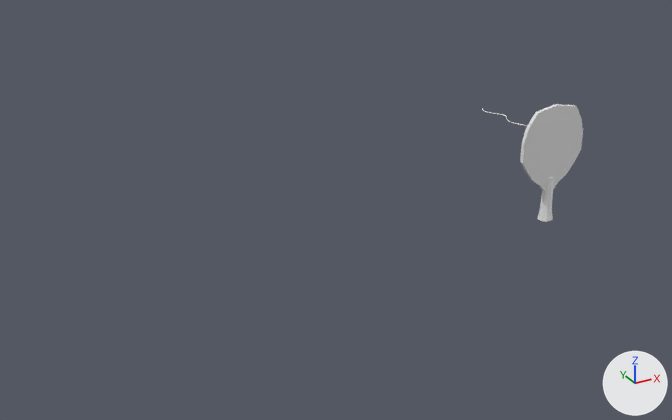
The Blender file art/models/props/tortured_souls.blend as it was, and as the next commit left it.
Camera for both pictures: a 50 mm camera at (-32.5, -35.4, 21.0) aimed at (-11.9, 2.0, 2.3). Arrows for +X, +Y and +Z are at lower right; the lights stay in place. The picture after the commit comes second.

The scene before the commit, as lines of its bpy script (objects in view):
```python
me_béziercurve = bpy.data.meshes.new('BézierCurve')
me_béziercurve.from_pydata(...)  # 312 vertices, 300 faces; spans x -1.0..4.38, y -0.19..0.69, z -0.03..0.4
me_béziercurve.polygons.foreach_set('use_smooth', [True] * 300)
me_circle = bpy.data.meshes.new('Circle')
me_circle.from_pydata(...)  # 144 vertices, 139 faces; spans x -7.8..7.8, y -1.6..1.6, z -1.7..23.4
ob_paddle = bpy.data.objects.new('paddle', me_circle)
ob_paddle.location = (0.0, 0.0, 0.44)
ob_paddle.scale = (0.258, 0.258, 0.258)
ob_string = bpy.data.objects.new('string', me_béziercurve)
ob_string.location = (0.0, 1.09, 4.49)
ob_string.rotation_euler = (0.0, 0.0, 1.571)  # degrees (0, 0, 90)
```
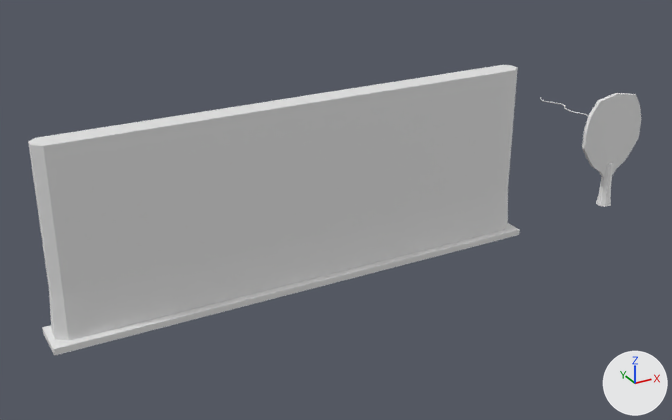
Commit message: paddle and wall

The change, as JSON lines over the scene's bpy script:
```json
{"op": "add", "block": "me_cube", "code": ["me_cube = bpy.data.meshes.new('Cube')", "me_cube.from_pydata(...)  # 76 vertices, 70 faces; spans x -1.0..1.0, y -12.1..12.1, z -1.0..7.9"]}
{"op": "set", "path": "ob_paddle.location", "old": "(0.0, 0.0, 0.44)", "new": "(4.27, 0.0, 0.44)"}
{"op": "set", "path": "ob_string.location", "old": "(0.0, 1.09, 4.49)", "new": "(4.27, 1.09, 4.49)"}
{"op": "add", "block": "ob_wall", "code": ["ob_wall = bpy.data.objects.new('Wall', me_cube)", "ob_wall.location = (-14.73, 0.0, 1.01)", "ob_wall.rotation_euler = (0.0, 0.0, 1.571)  # degrees (0, 0, 90)"]}
```

What differs and where, as boxes [x1, y1, x2, y2] in the pictures (672 x 420 px):
```json
{"object": "Wall", "change": "added", "after": [28, 65, 520, 356]}
{"object": "paddle", "change": "moved", "before": [520, 104, 583, 222], "after": [582, 93, 641, 207]}
{"object": "string", "change": "moved", "before": [482, 108, 527, 126], "after": [540, 98, 588, 116]}
```
